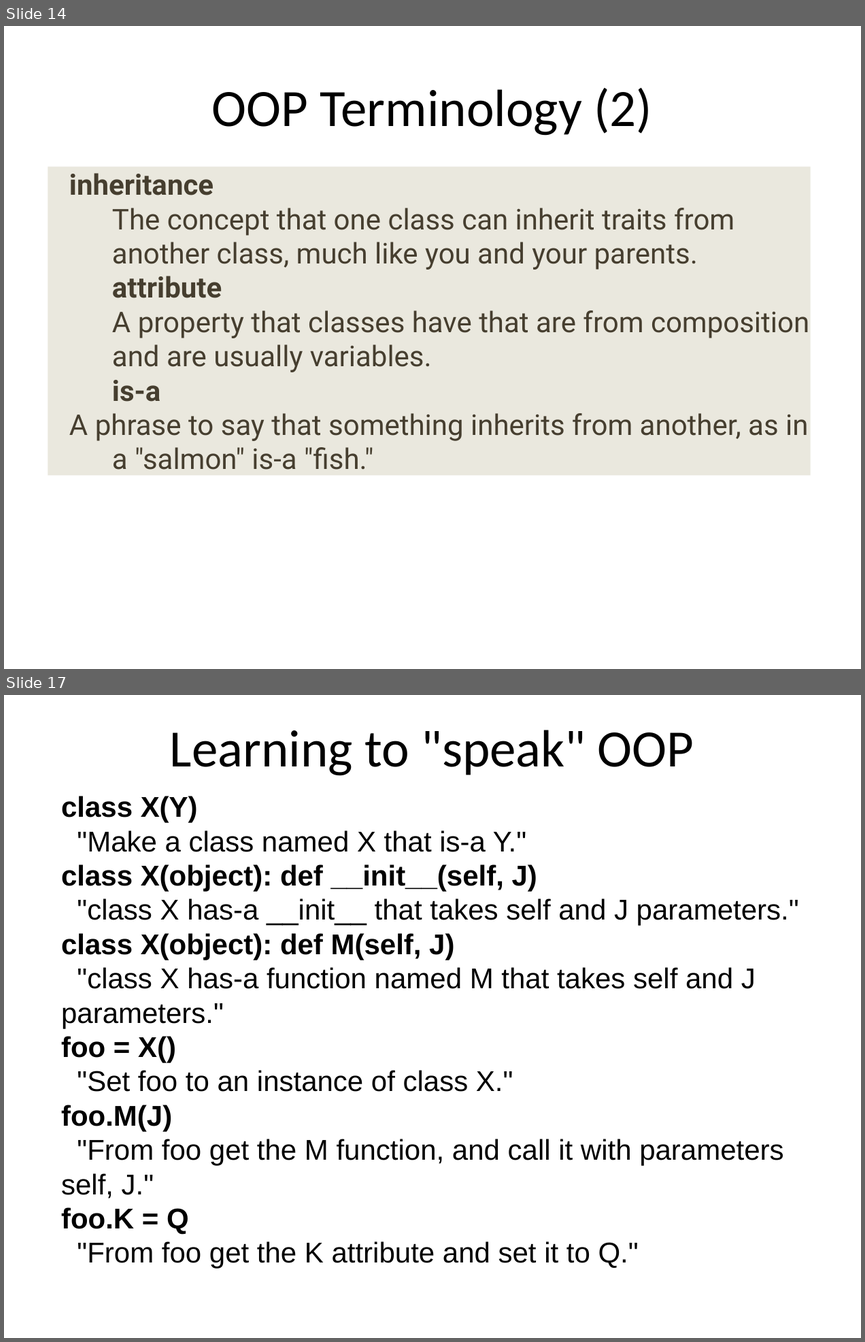
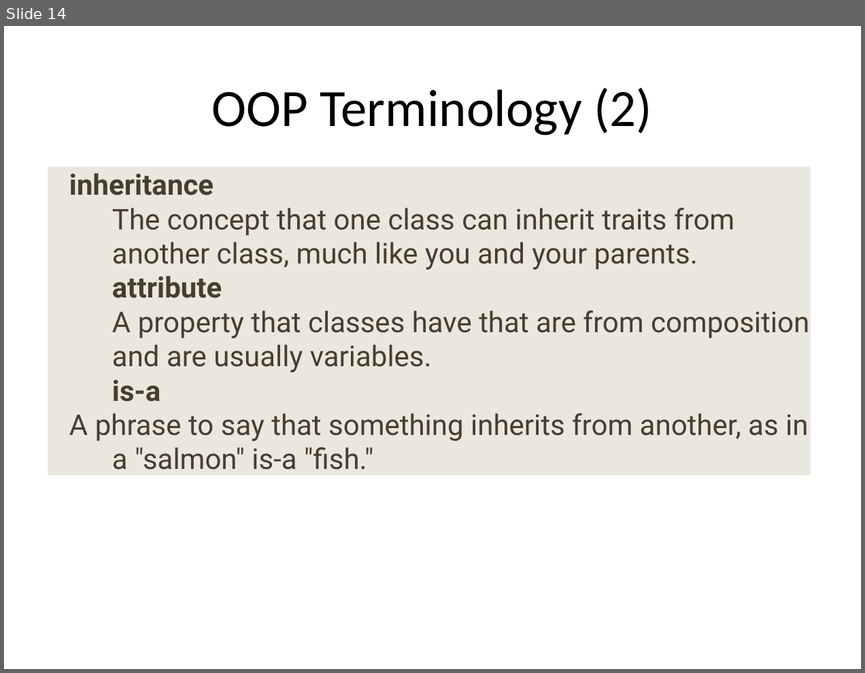
Before and after one commit to ncasuk/ncas-isc, a slide deck: python/presentations/learning_python/22_ceda-oop.ppt. Shown one above the other, each under a label of ours: slides 14 and 17 before the commit, slide 14 after it; the slides between them are not shown. The pictures are 865x1342 and 865x673 pixels, drawn with LibreOffice and Linux fonts; fonts in the diff are those of the drawing; background and template pictures are left out. Boxes give left, top, right and bottom in pixels: in the first picture for what was removed or moved away, otherwise in the second. Text is boxed around its words. In the diff, an @@ line names an element or a change of style, - is before the commit and + after.

```diff
--- a/python/presentations/learning_python/22_ceda-oop.ppt
+++ b/python/presentations/learning_python/22_ceda-oop.ppt
@@ slide 17 removed at (4, 695, 861, 1338), background #FFFFFF @@
@@ title removed at (170, 730, 694, 776) @@
-Learning to "speak" OOP
@@ text removed at (61, 796, 799, 1268) @@
-class X(Y)
-"Make a class named X that is-a Y."
-class X(object): def __init__(self, J)
-"class X has-a __init__ that takes self and J parameters."
-class X(object): def M(self, J)
-"class X has-a function named M that takes self and J parameters."
-foo = X()
-"Set foo to an instance of class X."
-foo.M(J)
-"From foo get the M function, and call it with parameters self, J."
-foo.K = Q
-"From foo get the K attribute and set it to Q."
```
Also in this commit, not shown: 2 other slides removed, 12 other files.
